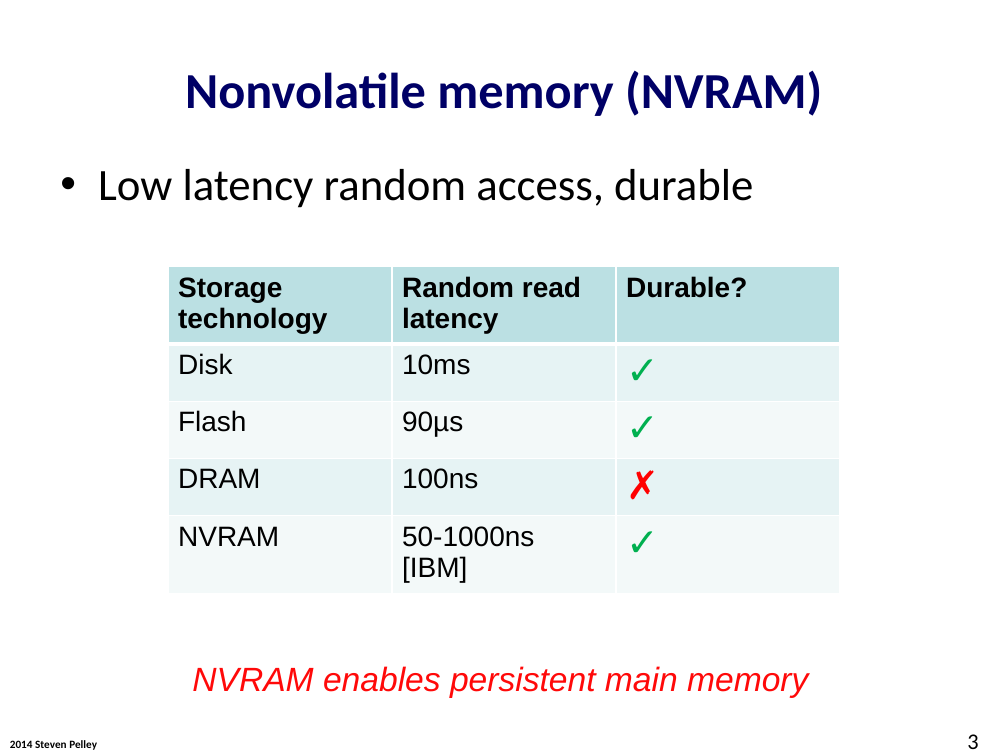
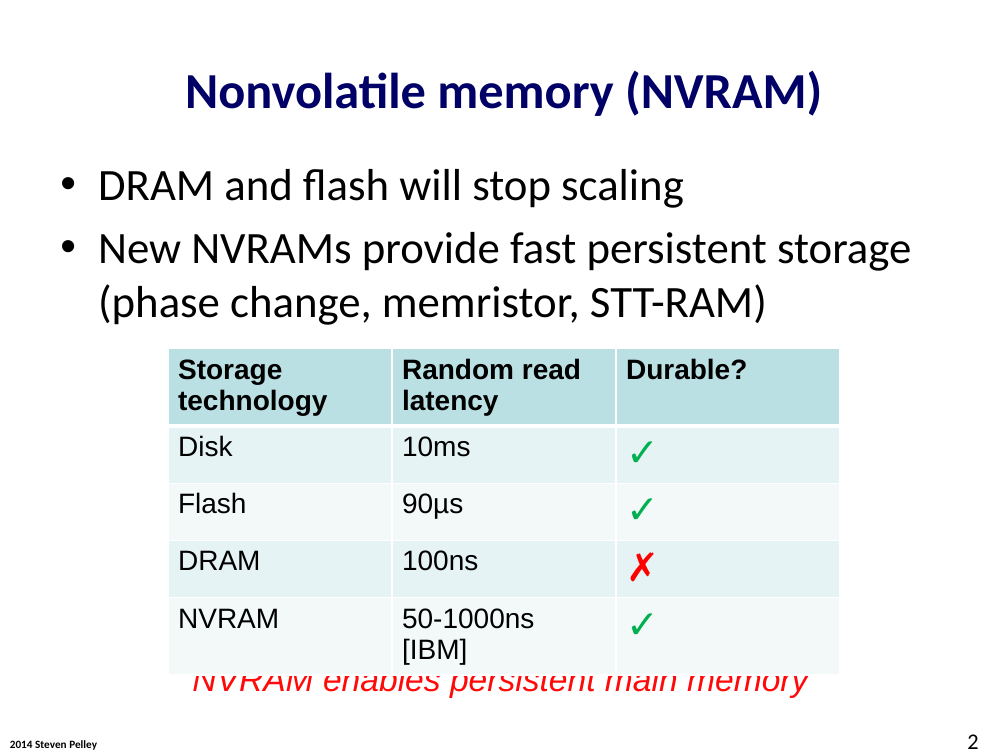
Before and after one commit to Abulila/dissertation, a slide deck: slide 2 of proposal/defense.pptx (slide 3 before the commit). Drawn at 1008x756 pixels with LibreOffice and Linux fonts; fonts in the diff are those of the drawing; background and template pictures are left out. Boxes give left, top, right and bottom in pixels: in the first picture for what was removed or moved away, otherwise in the second. Text is boxed around its words. In the diff, an @@ line names an element or a change of style, - is before the commit and + after.

```diff
--- a/proposal/defense.pptx
+++ b/proposal/defense.pptx
@@ text at box(98, 169, 911, 325): text changed @@
-• Low latency random access, durable
+• DRAM and flash will stop scaling
+• New NVRAMs provide fast persistent storage (phase change, memristor, STT-RAM)
@@ table: place and size @@
-table at box(168, 267, 840, 586)
+table at box(168, 349, 840, 668)
@@ page number at box(967, 734, 978, 749): text changed @@
-3
+2
```
Also in this commit, not shown: 22 other slides changed, 11 slides added, 5 slides removed.
